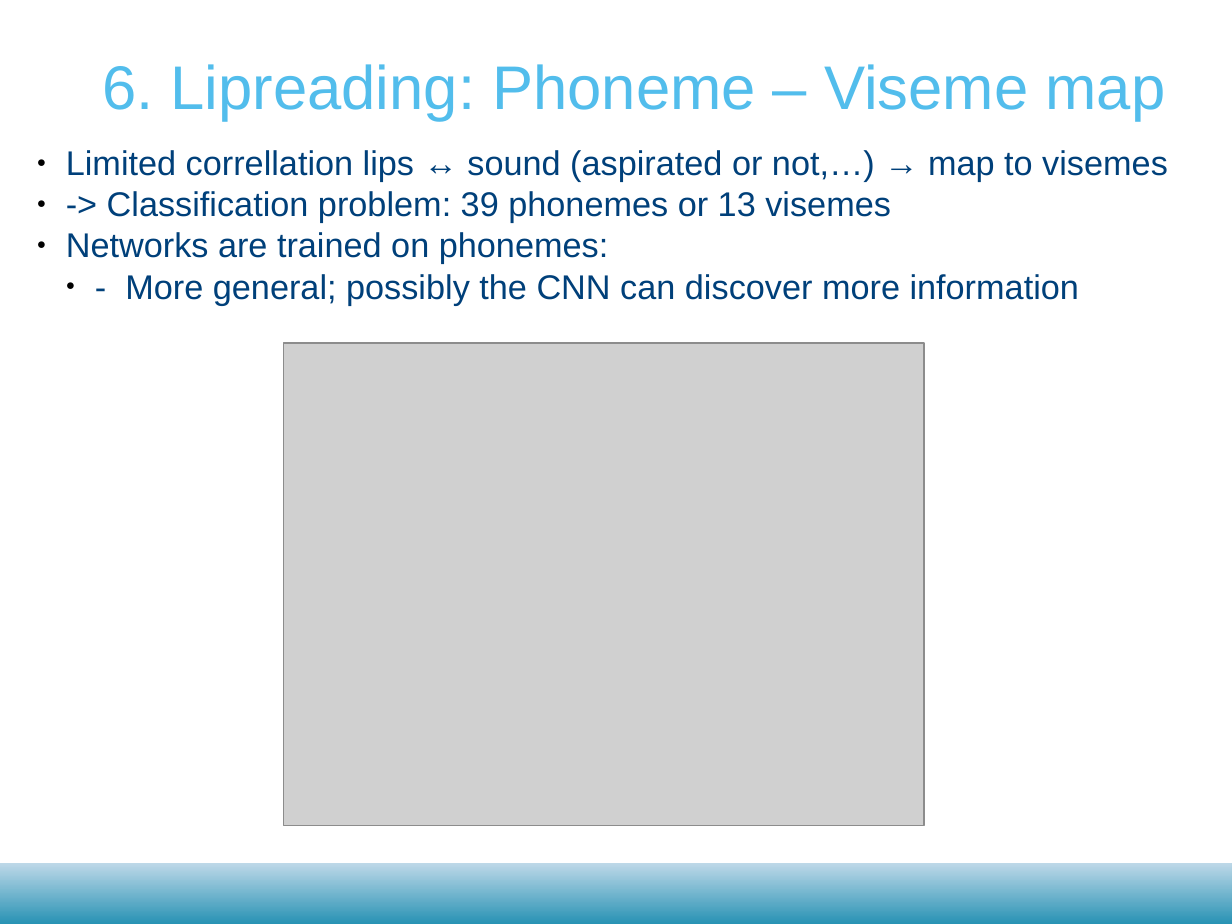
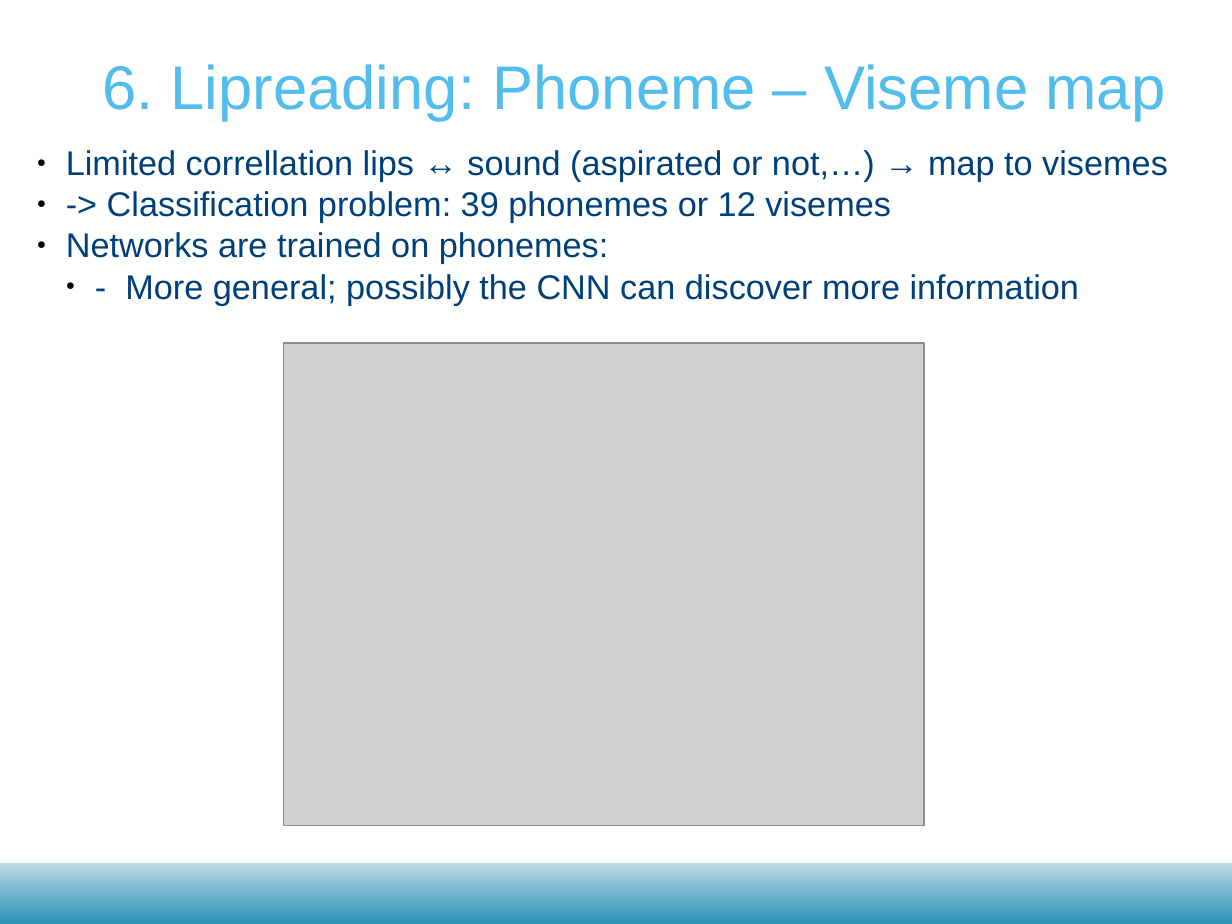
Before and after one commit to matthijsvk/multimodalSR, a slide deck: slide 15 of report/tussentijdse/convNetsSR21dec2017.odp. Drawn at 1232x924 pixels with LibreOffice and Linux fonts; fonts in the diff are those of the drawing; grey boxes stand for pictures; background and template pictures are left out. Boxes give left, top, right and bottom in pixels: in the first picture for what was removed or moved away, otherwise in the second. Text is boxed around its words. In the diff, an @@ line names an element or a change of style, - is before the commit and + after.

Commit message:
report update; evaluate now also useable for visemes

```diff
--- a/report/tussentijdse/convNetsSR21dec2017.odp
+++ b/report/tussentijdse/convNetsSR21dec2017.odp
@@ text at [107,191,891,223]: text changed @@
-● -> Classification problem: 39 phonemes or 13 visemes
+● -> Classification problem: 39 phonemes or 12 visemes
```
Also in this commit, not shown: 5 other slides changed, 3 other files.
